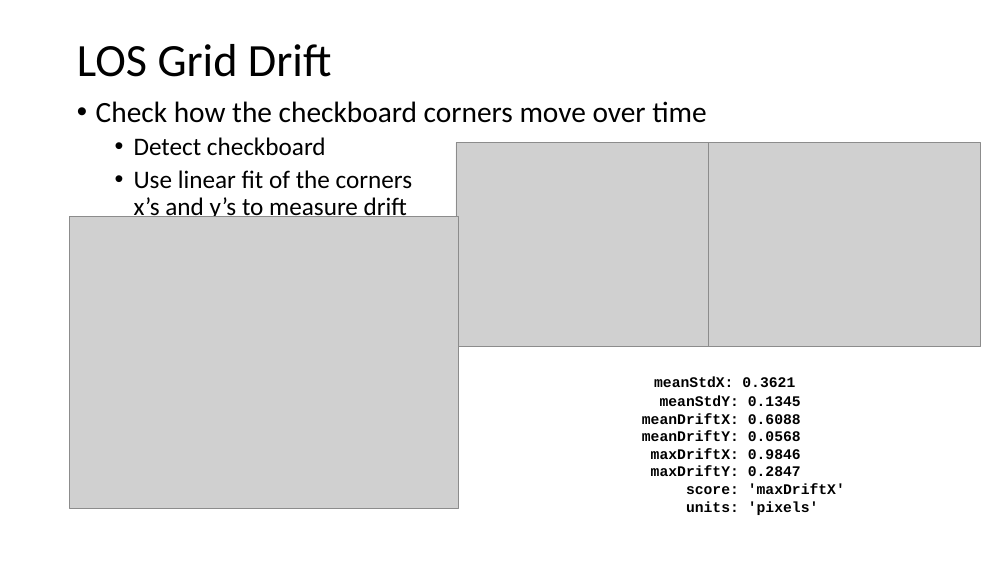
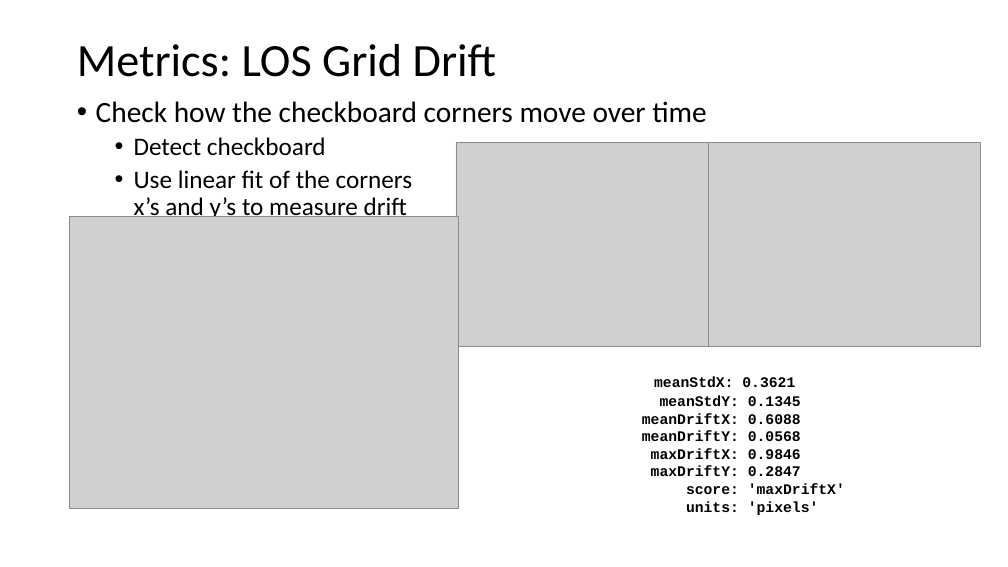
Before and after one commit to aangerma/algo_ivcam2, a slide deck: slide 4 of +Validation/Metrics.pptx (slide 2 before the commit). Drawn at 1008x567 pixels with LibreOffice and Linux fonts; fonts in the diff are those of the drawing; grey boxes stand for pictures. Boxes give left, top, right and bottom in pixels: in the first picture for what was removed or moved away, otherwise in the second. Text is boxed around its words. In the diff, an @@ line names an element or a change of style, - is before the commit and + after.

```diff
--- a/+Validation/Metrics.pptx
+++ b/+Validation/Metrics.pptx
@@ title at [77, 44, 496, 77]: text changed @@
-LOS Grid Drift
+Metrics: LOS Grid Drift
```
Also in this commit, not shown: 1 other slide changed, 5 slides added.
